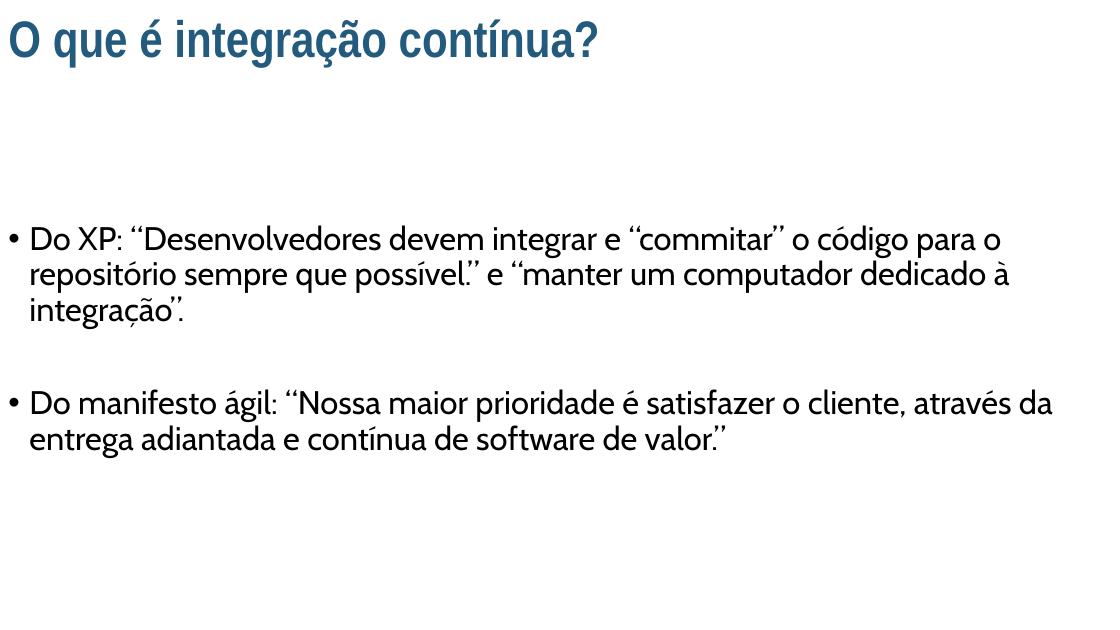
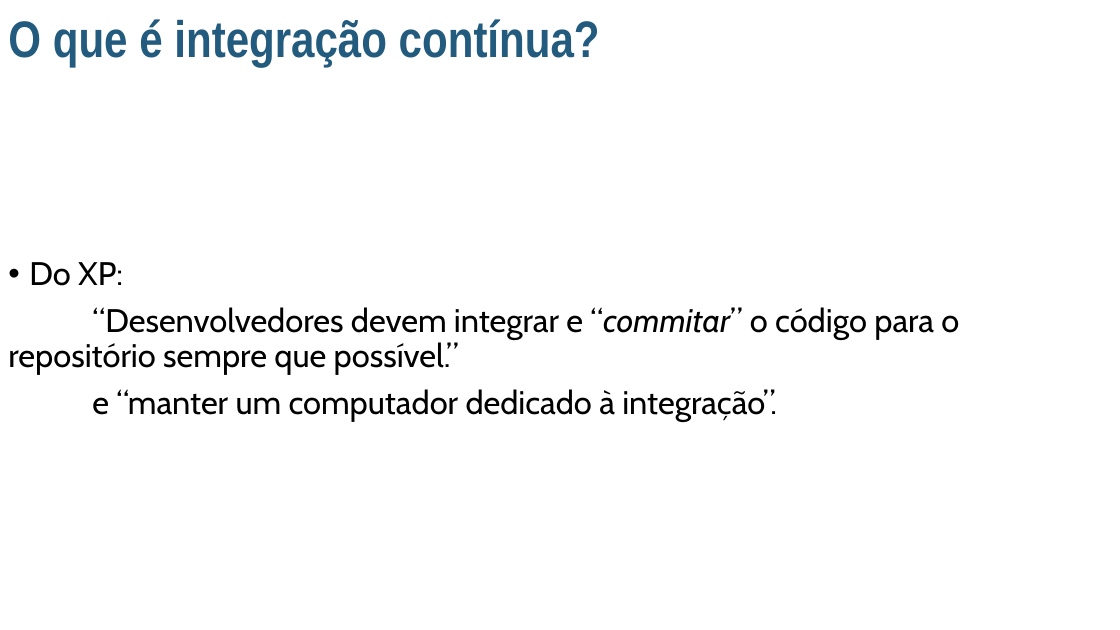
Before and after one commit to NatanaelLemos/IntegracaoContinua, a slide deck: slide 7 of 000-Apresentação/Techday.pptx. Drawn at 1120x630 pixels with LibreOffice and Linux fonts; fonts in the diff are those of the drawing; background and template pictures are left out. Boxes give left, top, right and bottom in pixels: in the first picture for what was removed or moved away, otherwise in the second. Text is boxed around its words. In the diff, an @@ line names an element or a change of style, - is before the commit and + after.

Commit message:
Apresentação Final

```diff
--- a/000-Apresentação/Techday.pptx
+++ b/000-Apresentação/Techday.pptx
@@ text at (8,262,959,422): text changed @@
-• Do XP: “Desenvolvedores devem integrar e “commitar” o código para o repositório sempre que possível.” e “manter um computador dedicado à integração”.
-• Do manifesto ágil: “Nossa maior prioridade é satisfazer o cliente, através da entrega adiantada e contínua de software de valor.”
+• Do XP:
+“Desenvolvedores devem integrar e “commitar” o código para o repositório sempre que possível.”
+e “manter um computador dedicado à integração”.
```
Also in this commit, not shown: 5 other slides changed, 3 slides added, 1 other file.
